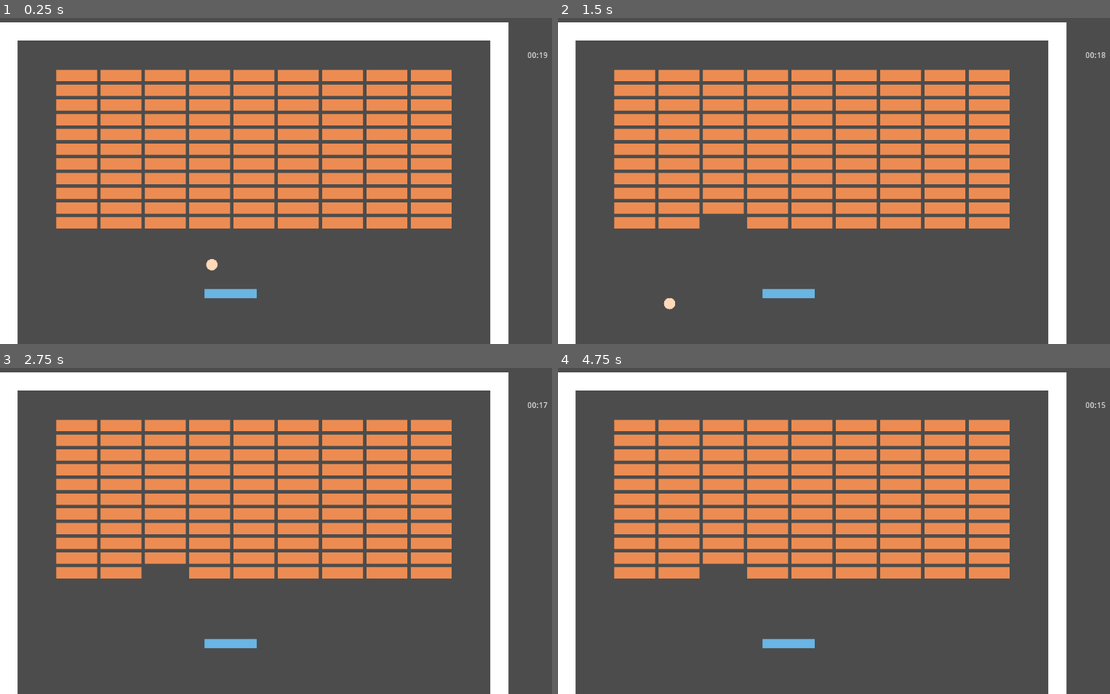
Above: before the commit, frames 1-4 (two rows, left to right).
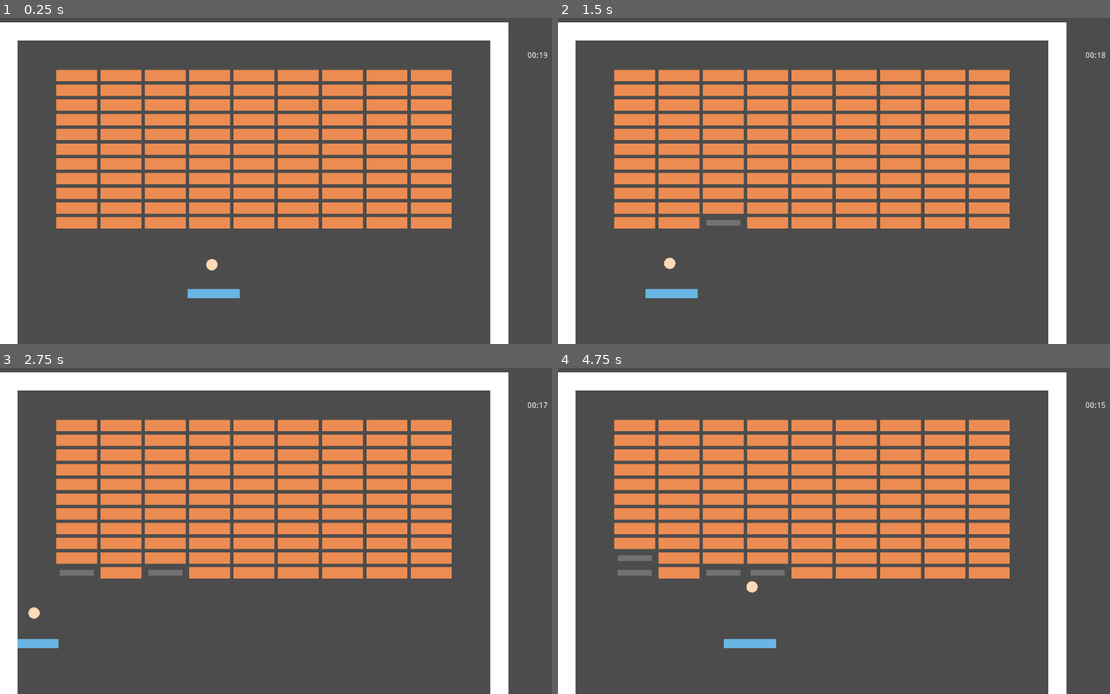
Above: after the commit, the same moments.

Repository: marc-hugh-tom/gmtk-game-jam-2023
Game: Godot game, scene res://scenes/GameState.tscn
The game is run twice, just before and just after one commit, with the same random seed, the same clock (stepped at 60 frames per second) and the same inputs.
Inputs (mouse positions are in pixels of both pictures, inside the frame that each line leads up to):
- Up to frame 1 (0.25 s): no input
- Up to frame 2 (1.5 s): move the mouse to (977, 158) at 0.52 s; press the mouse at (977, 158) at 0.53 s; hold Right (ui_right) 0.53-1.28 s; move the mouse to (734, 190) at 1.27 s; release the mouse at (734, 190) at 1.28 s; hold Left (ui_left) from 1.28 s (still down); click (734, 190) at 1.35 s
- Up to frame 3 (2.75 s): move the mouse to (347, 449) at 2.02 s; release Left (ui_left) at 2.03 s; press the mouse at (347, 449) at 2.03 s; hold Right (ui_right) from 2.03 s (still down)
- Up to frame 4 (4.75 s): move the mouse to (817, 592) at 2.77 s; release the mouse at (817, 592) at 2.78 s; click (817, 592) at 2.85 s; move the mouse to (1021, 576) at 3.52 s; release Right (ui_right) at 3.53 s; press the mouse at (1021, 576) at 3.53 s; hold Left (ui_left) from 3.53 s (still down); move the mouse to (673, 472) at 4.27 s; release the mouse at (673, 472) at 4.28 s; click (673, 472) at 4.35 s

The runs differ from the first frame. In frame 1, 0.2% of the frame differs, in the area x 33-47%, y 83-86%; in frame 2, 0.8%; in frame 3, 0.9%; in frame 4, 1.4%, in the area x 10-47%, y 56-86%.
Error before the commit: Parse Error: The identifier "blocks" isn't declared in the current scope. (res://scripts/GameContainer.gd:20)

Commit message:
Fix merge bugs

Diff:
--- a/scenes/GameContainer.tscn
+++ b/scenes/GameContainer.tscn
@@ -69,6 +69,3 @@
 
 [node name="CollisionShape2D" type="CollisionShape2D" parent="Walls/top"]
 shape = SubResource( 1 )
-
-[node name="PlacementUI" parent="." instance=ExtResource( 3 )]
-position = Vector2( 512, 256 )
--- a/scripts/GameContainer.gd
+++ b/scripts/GameContainer.gd
@@ -7,17 +7,9 @@
 func _ready():
 	$PlacementUI.connect("block_placed", self, "_add_block")
 	$PlacementUI.set_block_grid($BlockGrid)
-	#for position in _get_potential_block_placement_positions():
-	#	_add_block(position)
 
 func _add_block(input_global_position):
 	block_grid.add_block_to_global_position(input_global_position)
 
 func _process(delta):
 	paddle.set_ball_position(ball.position)
-
-func get_block_at(position):
-	for block in blocks.get_children():
-		if block.position.distance_squared_to(position) < 1:
-			return block
-	return null
